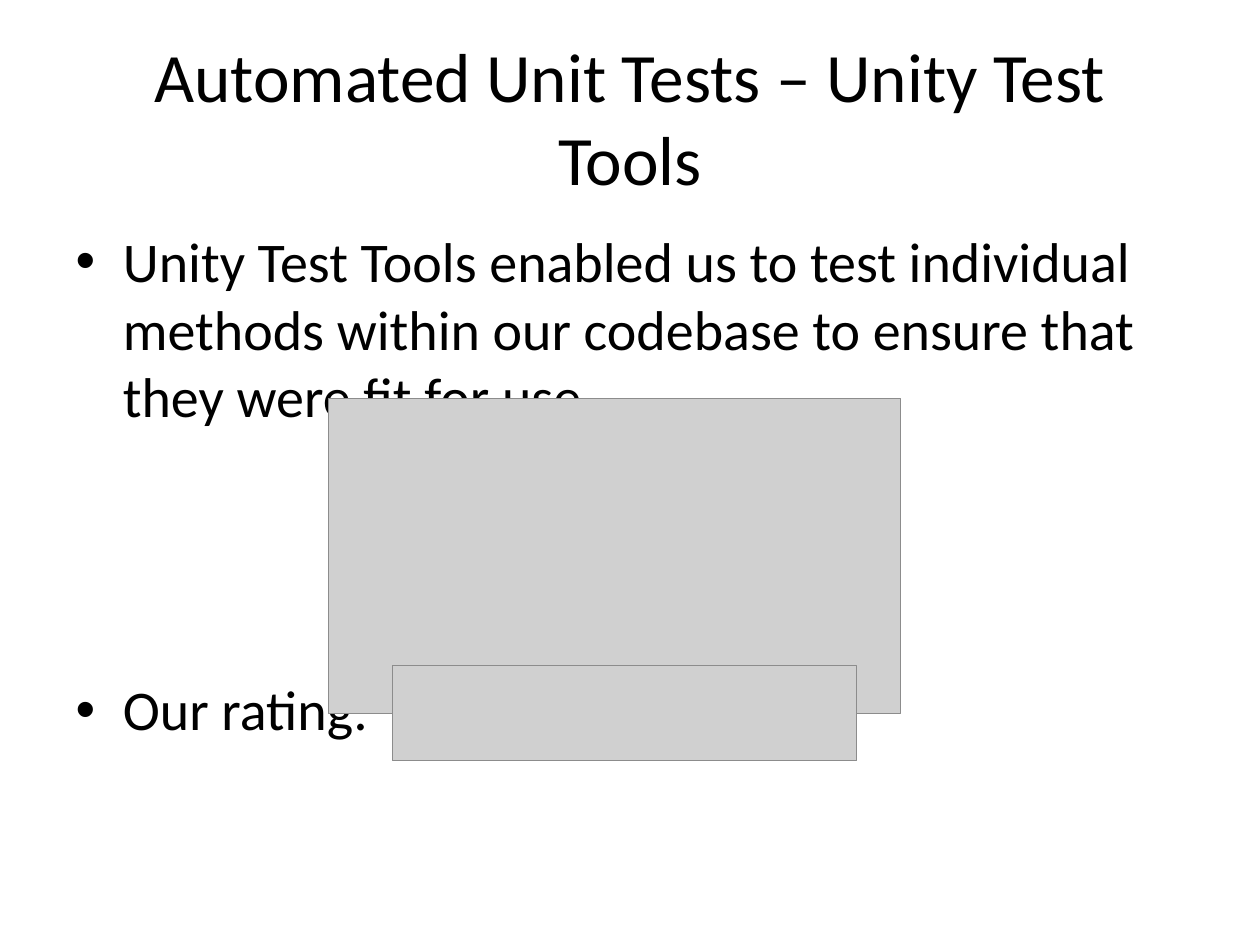
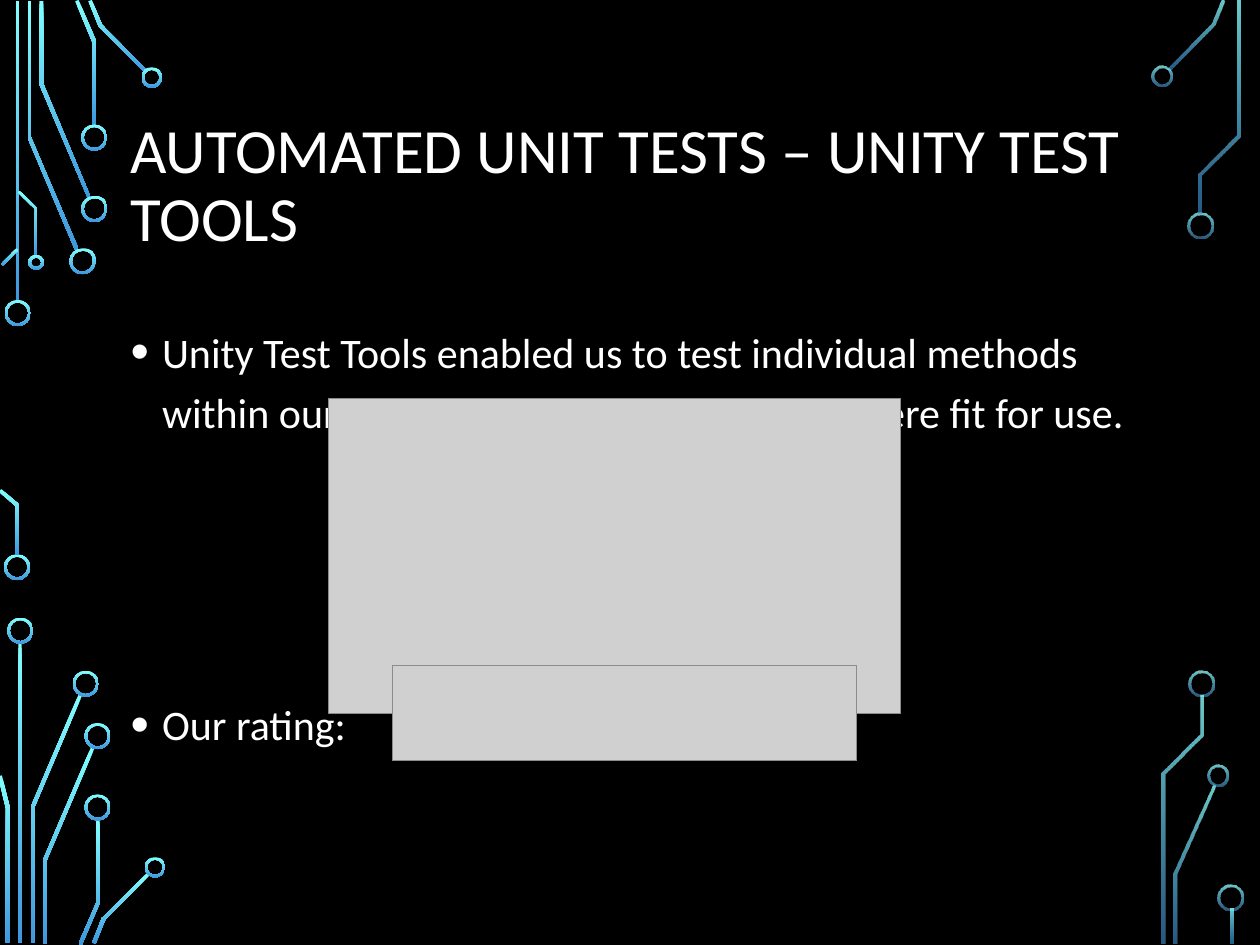
Before and after one commit to sperry94/ANST_Project, a slide deck: slide 6 of AOT2ProjectPresentation.pptx. Drawn at 1260x945 pixels with LibreOffice and Linux fonts; fonts in the diff are those of the drawing; grey boxes stand for pictures; background and template pictures are left out. Boxes give left, top, right and bottom in pixels: in the first picture for what was removed or moved away, otherwise in the second. Text is boxed around its words. In the diff, an @@ line names an element or a change of style, - is before the commit and + after.

Commit message:
Powerpoint edit
I just added a design to the powerpoint.

```diff
--- a/AOT2ProjectPresentation.pptx
+++ b/AOT2ProjectPresentation.pptx
@@ background #FFFFFF to picture (left out) @@
@@ title at (131, 132, 1120, 242): text changed; size 39.6 to 36 pt; text colour #000000 to #FFFFFF @@
-Automated Unit Tests – Unity Test Tools
+AUTOMATED UNIT TESTS – UNITY TEST TOOLS
@@ text "Unity Test Tools enabled us ...": place and size @@
-text "Unity Test Tools enabled us ..." at (123, 243, 1134, 740)
+text "Unity Test Tools enabled us ..." at (162, 338, 1123, 748)
@@ text "Unity Test Tools enabled us ..." at (162, 338, 1123, 748): size 32 to 24 pt, text colour #000000 to #FFFFFF; indent changed; line spacing 1 to 1.2; more space between paragraphs @@
@@ group added at (0, 0, 1244, 945): 33 freeform shapes, 3 rectangles @@
```
Also in this commit, not shown: 10 other slides changed.
